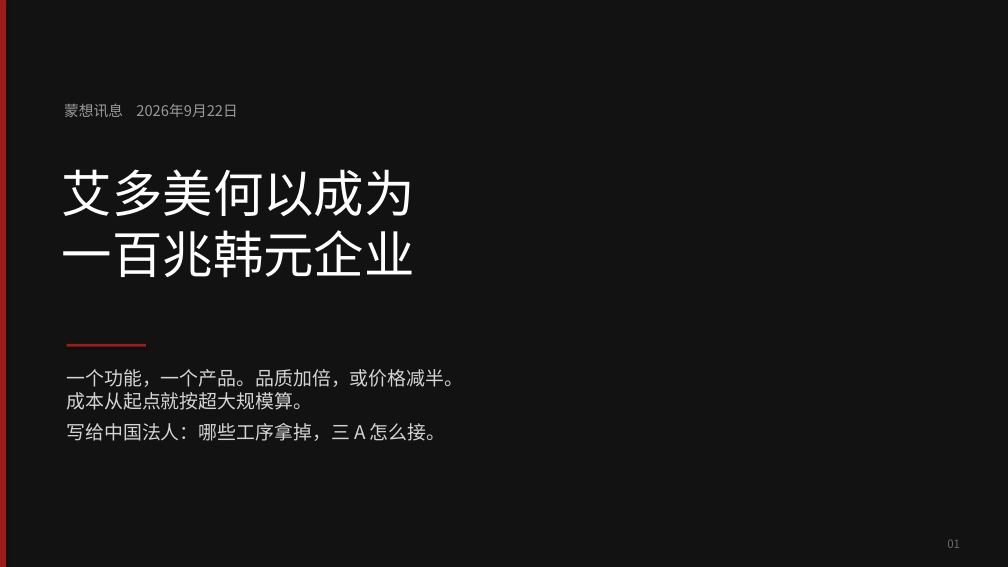
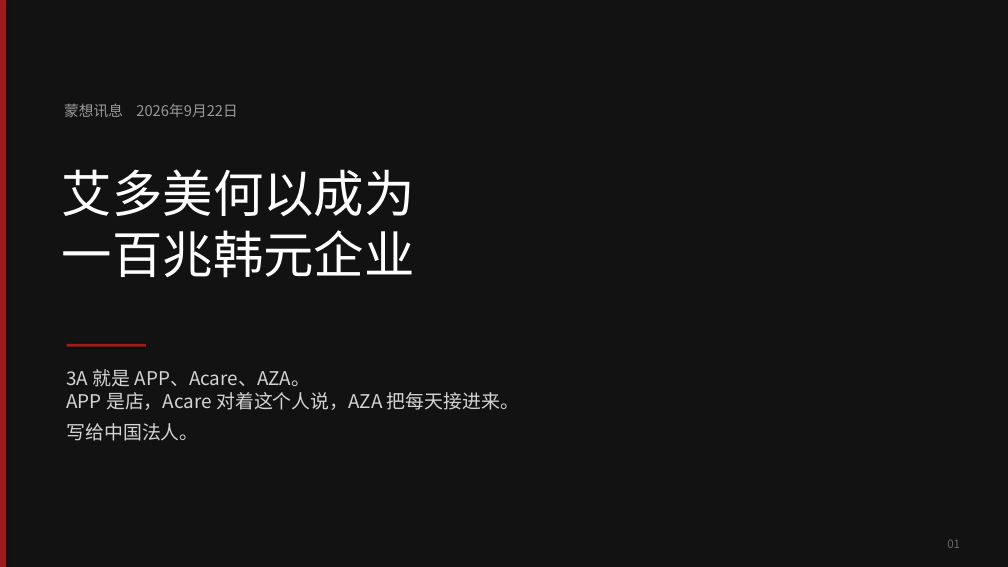
Before and after one commit to headshot9999/xiaoyi, a slide deck: slide 1 of 艾多美何以成为100兆韩元企业.pptx. Drawn at 1008x567 pixels with LibreOffice and Linux fonts; fonts in the diff are those of the drawing. Boxes give left, top, right and bottom in pixels: in the first picture for what was removed or moved away, otherwise in the second. Text is boxed around its words. In the diff, an @@ line names an element or a change of style, - is before the commit and + after.

```diff
--- a/艾多美何以成为100兆韩元企业.pptx
+++ b/艾多美何以成为100兆韩元企业.pptx
@@ text at (x1=66, y1=369, x2=519, y2=441): text changed @@
-一个功能，一个产品。品质加倍，或价格减半。
-成本从起点就按超大规模算。
-写给中国法人：哪些工序拿掉，三 A 怎么接。
+3A 就是 APP、Acare、AZA。
+APP 是店，Acare 对着这个人说，AZA 把每天接进来。
+写给中国法人。
```
Also in this commit, not shown: 15 other slides changed, 3 other files.
